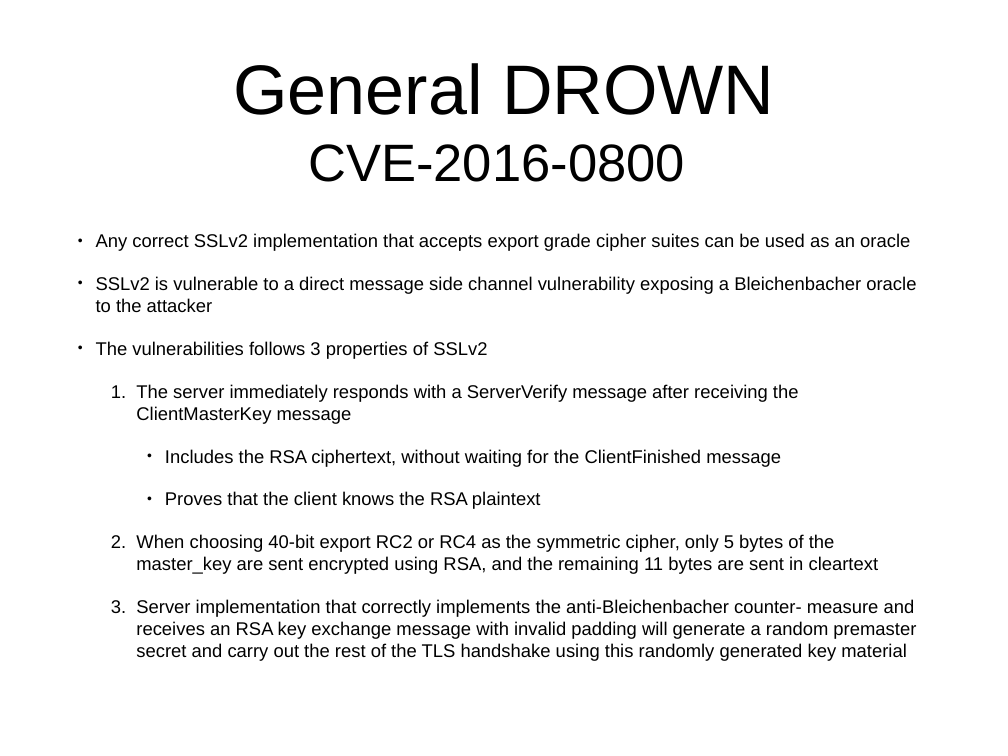
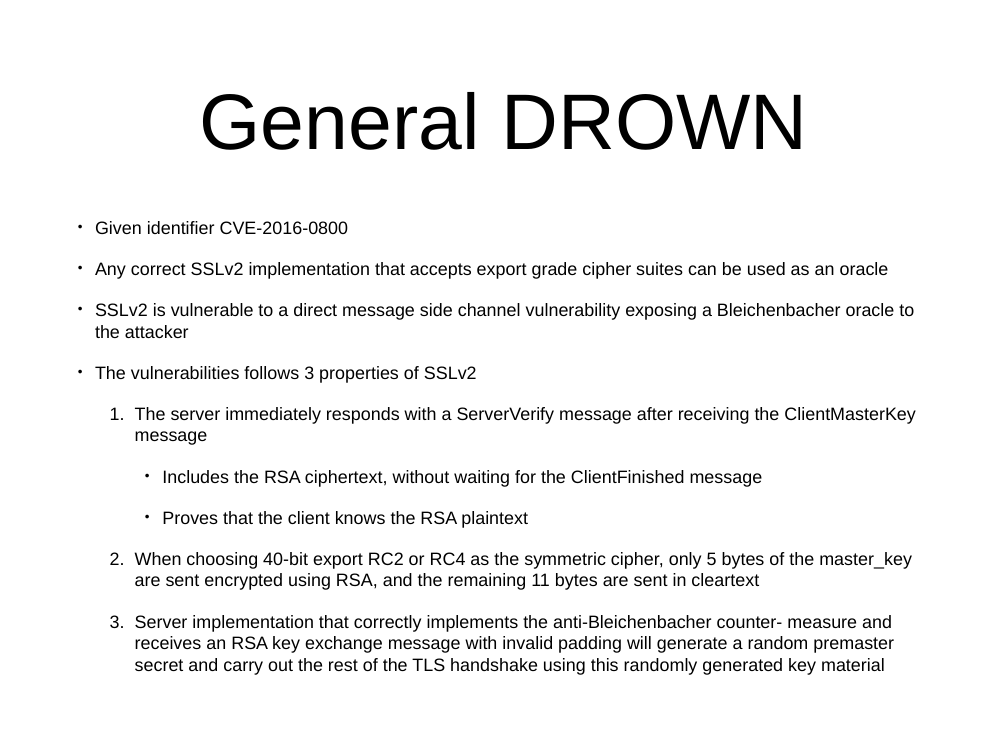
Before and after one commit to sftcd/cs7053, a slide deck: slide 13 of materials/Drown_Attack.pptx. Drawn at 1008x756 pixels with LibreOffice and Linux fonts; fonts in the diff are those of the drawing. Boxes give left, top, right and bottom in pixels: in the first picture for what was removed or moved away, otherwise in the second. Text is boxed around its words. In the diff, an @@ line names an element or a change of style, - is before the commit and + after.

Commit message:
Added a PDF version of the slides
Fixed formatting issues on the slides

```diff
--- a/materials/Drown_Attack.pptx
+++ b/materials/Drown_Attack.pptx
@@ title "General DROWN" at (200,92,808,150): size 71.2 to 80 pt @@
@@ title at (308,144,685,182): paragraph removed @@
-CVE-2016-0800
@@ text at (95,221,349,234): paragraph added @@
+• Given identifier CVE-2016-0800
@@ text at (95,262,916,675): size 18.8 to 18.2 pt; indent changed; less space between paragraphs @@
```
Also in this commit, not shown: 14 other slides changed, 1 other file.
